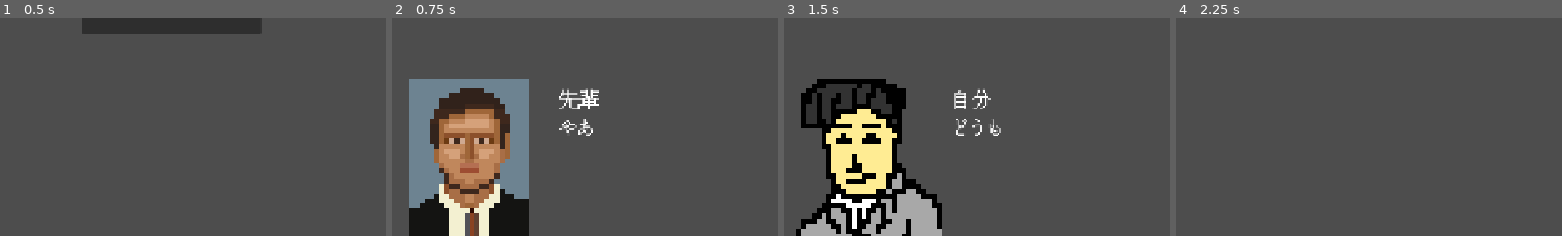
Above: before the commit, frames 1-4 (left to right).
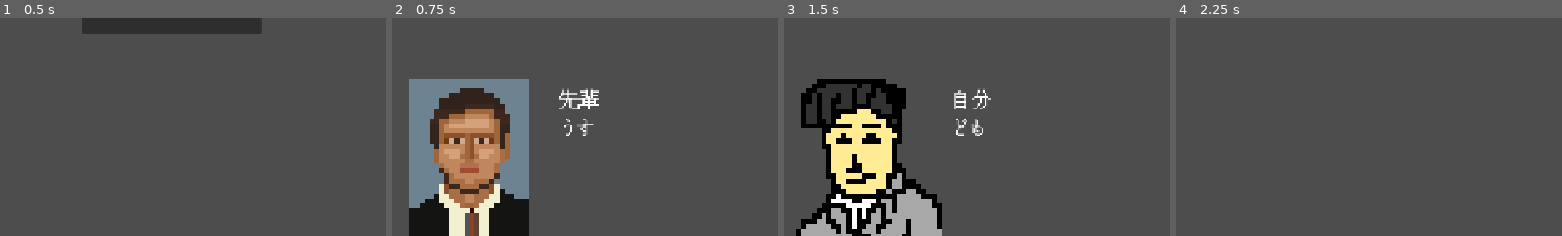
Above: after the commit, the same moments.

Repository: tatsuki-s/kosen-incol-chal-ver7
Game: Godot game, scene res://title.tscn
The game is run twice, just before and just after one commit, with the same random seed, the same clock (stepped at 60 frames per second) and the same inputs. The engine's default icon, where the game draws it, is replaced by a stand-in: a white triangle on a blue panel in a dark square.
Inputs:
- Up to frame 1 (0.5 s): no input
- Up to frame 2 (0.75 s): click "ゲームスタート" at 0.5 s
- Up to frame 3 (1.5 s): click "Next" at 1.25 s
- Up to frame 4 (2.25 s): click "Next" at 2 s
The pictures show only the part of the screen within x 0-50%, y 48-98%; the shares and areas given below are measured in that part.

Frame 1 is identical in both runs. In frame 2, 0.3% of the frame differs, in the area x 43-53%, y 46-55%; in frame 3, 0.2%; in frame 4, nothing differs.

Commit message:
Globalの値で全体制御に変更

Diff:
--- a/Global.gd
+++ b/Global.gd
@@ -1,14 +1,48 @@
 extends Node
 
 var post = [
-	["新人"],
-	["職員"],
-	#["副課長"],
-	#["課長"],
-	#["所長"],
-	#["副理事長"],
-	["理事長"]
-	]
+	{
+		"name": "新人",
+		"dialogs" : [
+			["先輩", "うす"],
+			["自分", "ども"]
+			],
+		"ans": [
+			Vector2(512.0, 512.0)
+			],
+		"textures": [
+			"res://icon.svg"
+		]
+	},
+	{
+		"name":"職員",
+		"dialogs" : [
+			["先輩", "usu"],
+			["自分", "dmo"]
+			],
+		"ans": [
+			Vector2(512.0, 512.0)
+			],
+		"textures": [
+			"res://icon.svg"
+		]
+	},
+	{
+		"name":"副課長"
+	},
+	{
+		"name":"課長"
+	},
+	{
+		"name":"所長"
+	},
+	{
+		"name":"副理事長"
+	},
+	{
+		"name":"理事長"
+	}
+]
 var nowLv = 0
 
 func toTitle():
--- a/common.gd
+++ b/common.gd
@@ -7,6 +7,6 @@
 
 func updateLv():
 	if Global.nowLv <= Global.post.size() -2:
-		lv.text = Global.post[Global.nowLv][0]
+		lv.text = Global.post[Global.nowLv]["name"]
 	else:
 		get_tree().change_scene_to_file("res://conversation.tscn")
--- a/conversation.gd
+++ b/conversation.gd
@@ -7,10 +7,7 @@
 
 var duration:float = 0.05
 
-var dialogs = [
-	["先輩", "やあ"],
-	["自分", "どうも"]
-]
+var dialogs = Global.post[Global.nowLv]["dialogs"]
 
 func _ready() -> void:
 	msg.text = ""
--- a/drag_game.gd
+++ b/drag_game.gd
@@ -4,13 +4,12 @@
 var space = 96
 var correct = 0
 
-var ans = [
-	#一例
-	Vector2(512.0, 512.0)
-	]
+var ans = Global.post[Global.nowLv]["ans"]
+var textures = Global.post[Global.nowLv]["textures"]
 
 func _ready() -> void:
 	#spawn(Vector2(0, 0))
+
 	var defaultX = 60
 	for i in range(len(ans)):
 		spawn(Vector2(defaultX, 60), i)
@@ -21,6 +20,8 @@
 	add_child(p)
 	p.global_position = pos
 	p.name = str(name)
+	#var partTexture = preload(textures[0])
+	p.texture = load(textures[name])
 	p.dropped.connect(_partDropped)
 
 func _partDropped(partNode):
@@ -30,9 +31,10 @@
 		print("正解")
 		correct += 1
 		if correct >= len(ans):
-			get_tree().change_scene_to_file("res://conversation.tscn")
+			#get_tree().change_scene_to_file("res://conversation.tscn")
 			Global.nowLv += 1
 			Common.updateLv()
+			get_tree().call_deferred("change_scene_to_file", "res://conversation.tscn")
 
 		# 正解したらドラッグ不可に
 		partNode.set_process_input(false)
